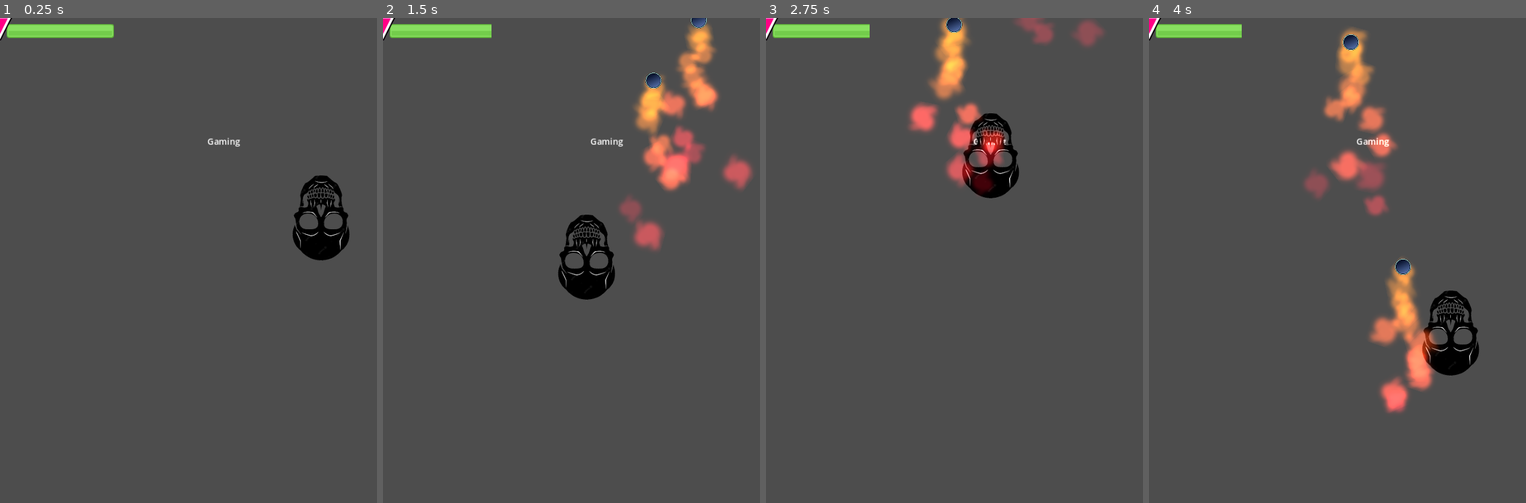
Above: before the commit, frames 1-4 (left to right).
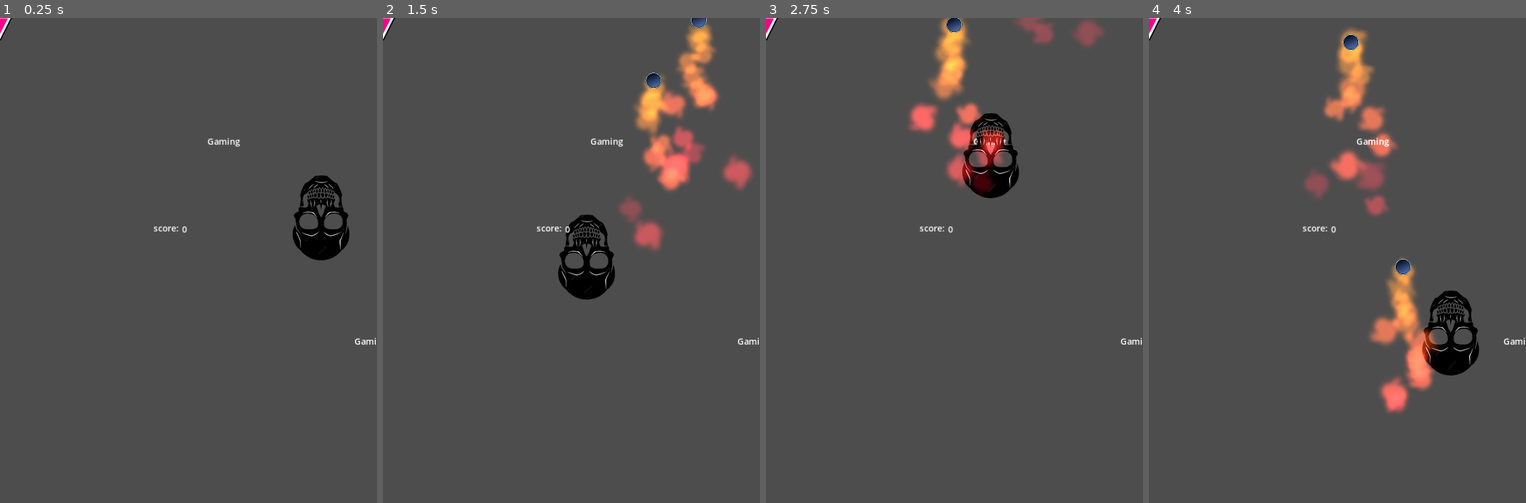
Above: after the commit, the same moments.

Repository: vaarnio/purgatory-gmtk2023
Game: Godot game, scene res://scenes/level1.tscn
Same seed, same stepped clock (60 frames per second), same inputs: the game is played once before the commit and once after it. This scene is started directly instead of the project's main scene.
Inputs (mouse positions are in pixels of both pictures, inside the frame that each line leads up to):
- Up to frame 1 (0.25 s): no input
- Up to frame 2 (1.5 s): tap Enter (ui_accept) at 0.5, 0.77 s; move the mouse to (654, 236) at 0.52 s; move the mouse to (496, 284) at 1.27 s
- Up to frame 3 (2.75 s): tap Enter (ui_accept) at 1.52 s; move the mouse to (992, 153) at 2.02 s
- Up to frame 4 (4 s): move the mouse to (1318, 357) at 2.77 s; tap Enter (ui_accept) at 3.02, 3.77 s; move the mouse to (1450, 333) at 3.52 s

The runs differ from the first frame. In frame 1, 0.9% of the frame differs, in the area x 1-100%, y 1-68%; in frame 2, 0.9%; in frame 3, 0.8%; in frame 4, 0.8%.
Error before the commit: Invalid assignment of property or key 'value' with value of type 'int' on a base object of type 'null instance'. (res://scripts/Player.gd:52)

Commit message:
moved hud to level1

Diff:
--- a/scenes/level1.tscn
+++ b/scenes/level1.tscn
@@ -1,10 +1,9 @@
-[gd_scene load_steps=9 format=3 uid="uid://dyrudutb0ymcp"]
+[gd_scene load_steps=8 format=3 uid="uid://dyrudutb0ymcp"]
 
 [ext_resource type="Script" path="res://scripts/Player.gd" id="1_uq5rh"]
 [ext_resource type="Texture2D" uid="uid://j26xtxjwf5tb" path="res://assets/image.png" id="2_j4tpc"]
-[ext_resource type="Script" path="res://scripts/Healthbar.gd" id="3_xfdat"]
-[ext_resource type="Texture2D" uid="uid://bco2fr2brjr6h" path="res://assets/barHorizontal_green.png" id="4_aibeq"]
 [ext_resource type="Script" path="res://scripts/Bullet.gd" id="5_pcx45"]
+[ext_resource type="PackedScene" uid="uid://ch71loucpaifd" path="res://prefabs/hud.tscn" id="5_x67fh"]
 [ext_resource type="Texture2D" uid="uid://dig6m74oxr3vx" path="res://assets/bullet.png" id="6_khcqe"]
 
 [sub_resource type="RectangleShape2D" id="RectangleShape2D_pafeb"]
@@ -34,16 +33,6 @@
 [node name="CollisionShape2D" type="CollisionShape2D" parent="Player"]
 shape = SubResource("RectangleShape2D_pafeb")
 
-[node name="HealthDisplay" type="Node2D" parent="."]
-position = Vector2(12, 11)
-script = ExtResource("3_xfdat")
-
-[node name="HealthBar" type="TextureProgressBar" parent="HealthDisplay"]
-offset_right = 40.0
-offset_bottom = 40.0
-value = 100.0
-texture_progress = ExtResource("4_aibeq")
-
 [node name="Area2D" type="Area2D" parent="."]
 position = Vector2(200, 300)
 script = ExtResource("5_pcx45")
@@ -55,4 +44,7 @@
 position = Vector2(-1, 0)
 shape = SubResource("RectangleShape2D_dutia")
 
+[node name="hud" parent="." instance=ExtResource("5_x67fh")]
+position = Vector2(273, 371)
+
 [connection signal="body_entered" from="Area2D" to="Area2D" method="_on_body_entered"]
